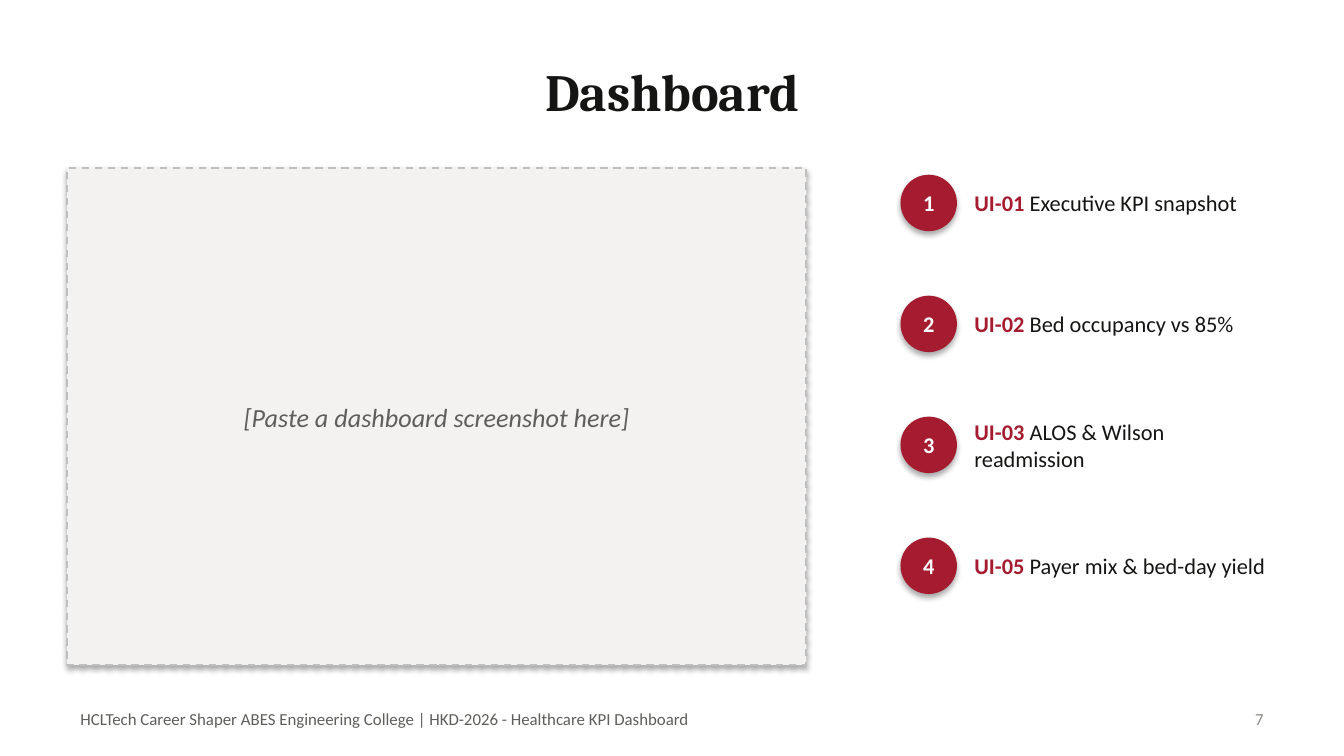
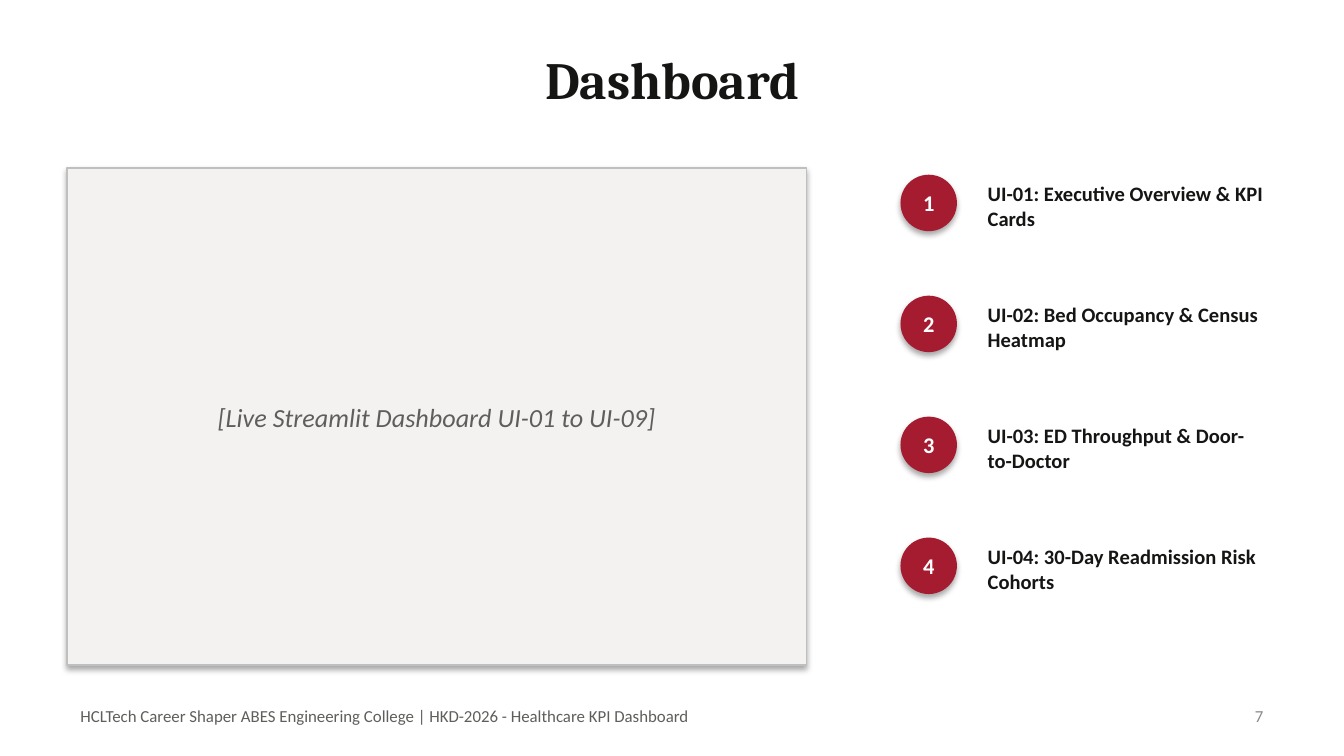
Before and after one commit to ayushpal1506/HclTraining, a slide deck: slide 7 of docs/HKD-2026_Presentation.pptx. Drawn at 1344x756 pixels with LibreOffice and Linux fonts; fonts in the diff are those of the drawing. Boxes give left, top, right and bottom in pixels: in the first picture for what was removed or moved away, otherwise in the second. Text is boxed around its words. In the diff, an @@ line names an element or a change of style, - is before the commit and + after.

Commit message:
fix(presentation): full-bleed slide shapes and complete high-resolution visual text rendering

```diff
--- a/docs/HKD-2026_Presentation.pptx
+++ b/docs/HKD-2026_Presentation.pptx
@@ rectangle added at [0, 0, 1344, 755], fill #FFFFFF @@
@@ rectangle "[Live Streamlit Dashboard UI-01 to ..." at [67, 168, 806, 665]: outline #BFBFBF 1 pt dashed to #BFBFBF 0.75 pt @@
@@ text at [988, 186, 1263, 226]: text changed; size 12 to 11 pt; bold on @@
-UI-01 Executive KPI snapshot
+UI-01: Executive Overview & KPI Cards
@@ text at [988, 307, 1258, 351]: text changed; size 12 to 11 pt; bold on @@
-UI-02 Bed occupancy vs 85%
+UI-02: Bed Occupancy & Census Heatmap
@@ text in rectangle at [218, 408, 655, 431]: text changed @@
-[Paste a dashboard screenshot here]
+[Live Streamlit Dashboard UI-01 to UI-09]
@@ text at [988, 428, 1244, 468]: text changed; size 12 to 11 pt; bold on @@
-UI-03 ALOS & Wilson readmission
+UI-03: ED Throughput & Door-to-Doctor
@@ vertical alignment middle to top in 7 elements at [80, 710, 688, 725], [1255, 711, 1264, 722], [545, 62, 799, 100], [988, 186, 1263, 226], [988, 307, 1258, 351], [988, 428, 1244, 468], [988, 549, 1256, 589] @@
@@ text at [988, 549, 1256, 589]: text changed; size 12 to 11 pt; bold on @@
-UI-05 Payer mix & bed-day yield
+UI-04: 30-Day Readmission Risk Cohorts
```
Also in this commit, not shown: 10 other slides changed, 15 other files.
